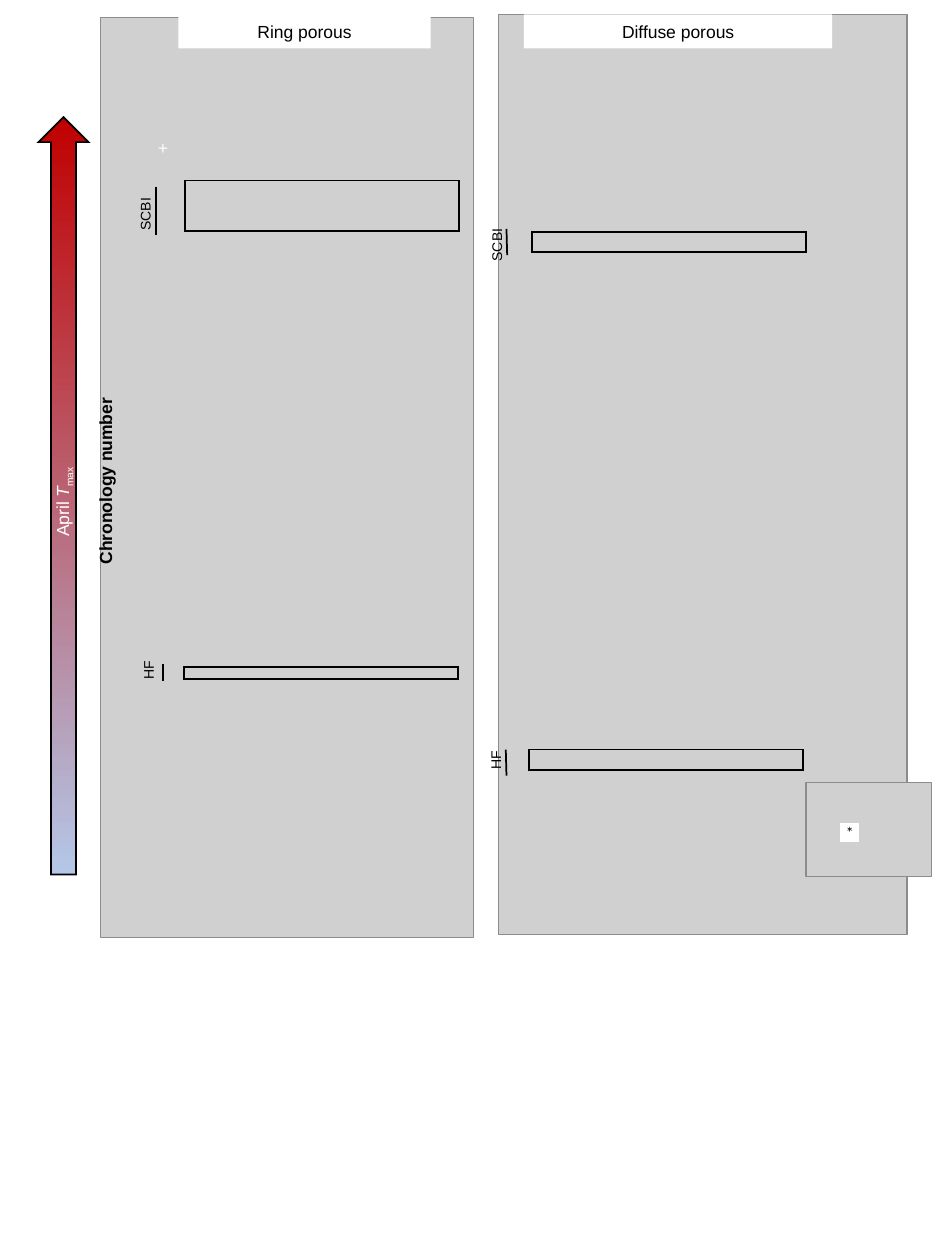
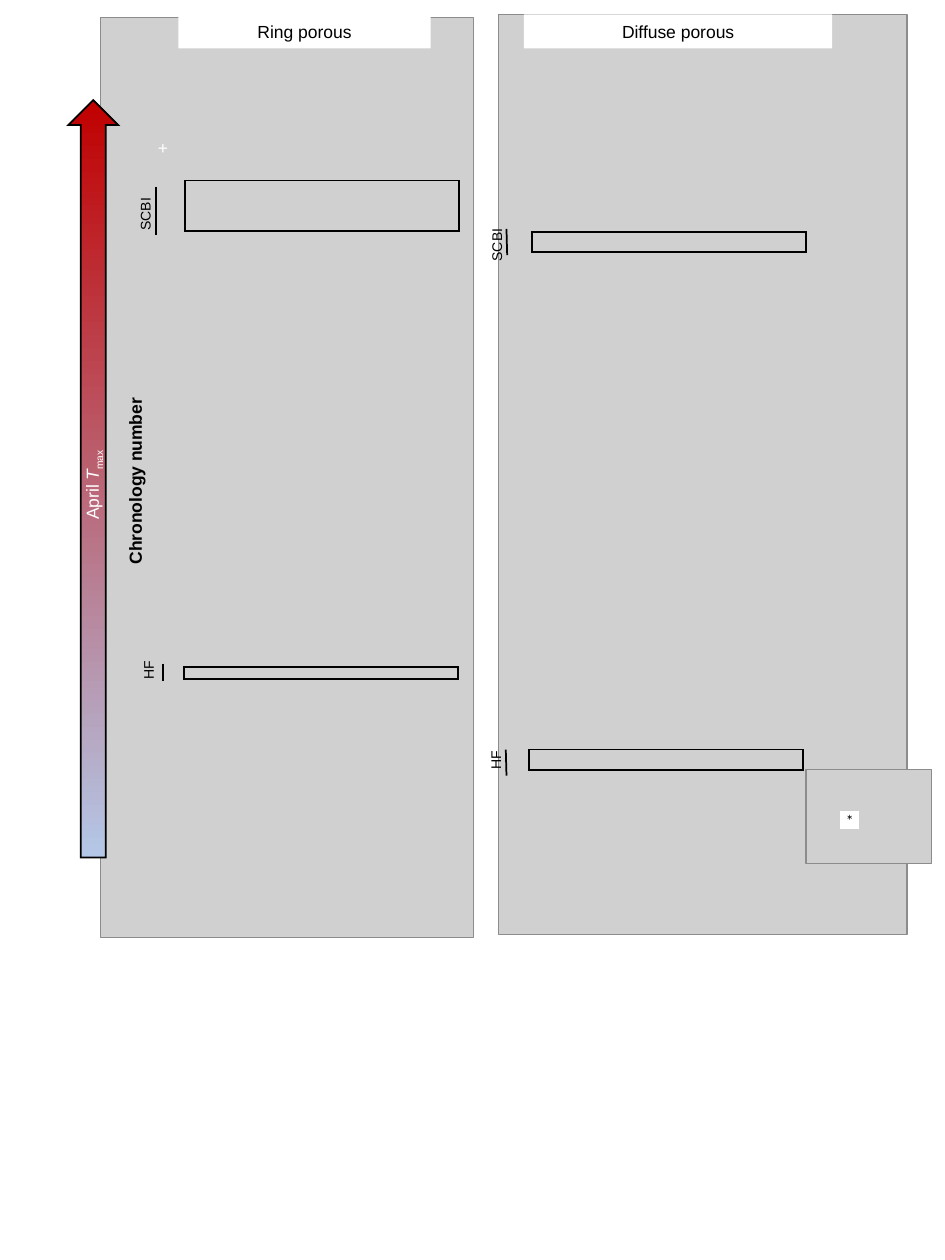
Before and after one commit to EcoClimLab/growth_phenology, a slide deck: slide 1 of doc/manuscript/tables_figures/tree_rings_figs.pptx. Drawn at 945x1260 pixels with LibreOffice and Linux fonts; fonts in the diff are those of the drawing; grey boxes stand for pictures. Boxes give left, top, right and bottom in pixels: in the first picture for what was removed or moved away, otherwise in the second. Text is boxed around its words. In the diff, an @@ line names an element or a change of style, - is before the commit and + after.

```diff
--- a/doc/manuscript/tables_figures/tree_rings_figs.pptx
+++ b/doc/manuscript/tables_figures/tree_rings_figs.pptx
@@ down arrow "April Tmax": place and size @@
-down arrow "April Tmax" at (39, 117, 89, 874)
+down arrow "April Tmax" at (68, 100, 118, 857)
@@ text "Chronology number": place and size @@
-text "Chronology number" at (96, 404, 116, 562)
+text "Chronology number" at (126, 405, 146, 562)
@@ picture: place and size @@
-picture at (806, 782, 932, 876)
+picture at (806, 770, 932, 863)
@@ rectangle "*": place and size @@
-rectangle "*" at (840, 824, 858, 840)
+rectangle "*" at (840, 811, 858, 828)
```
Also in this commit, not shown: 1 other slide changed, 2 other files.
